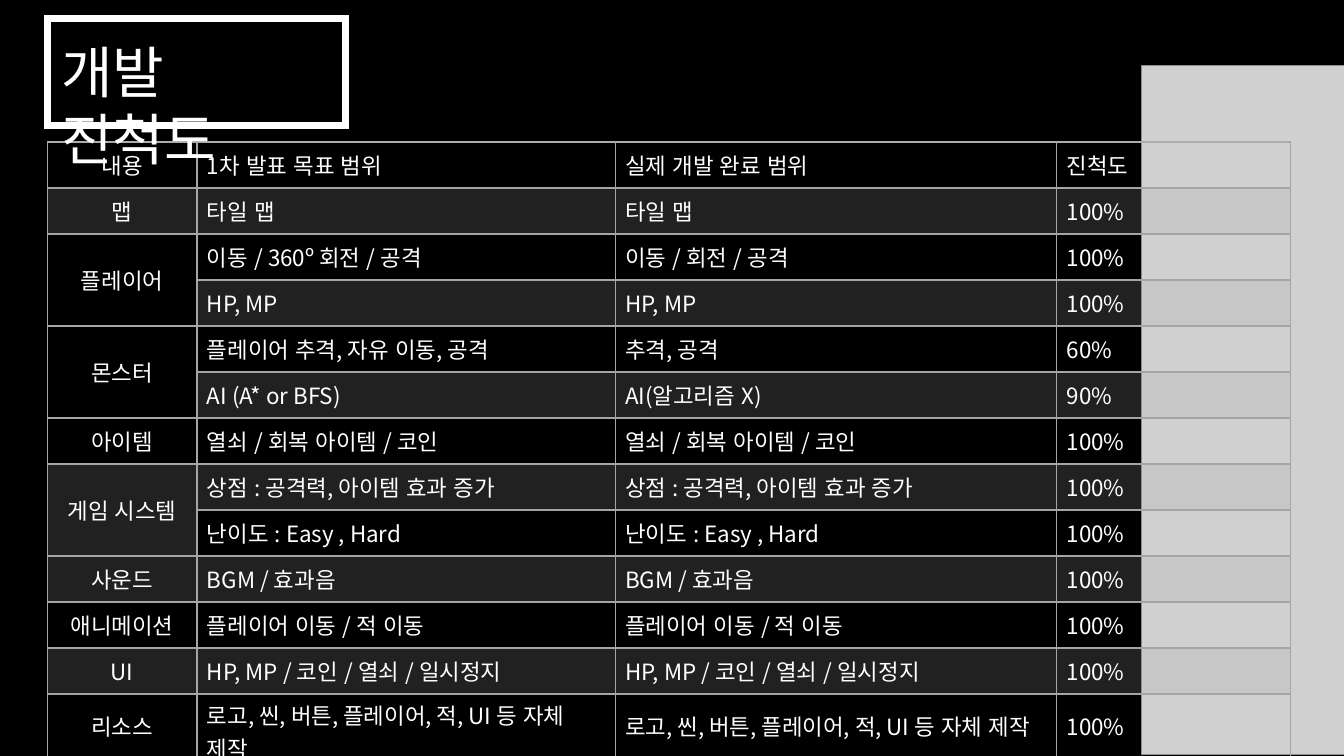
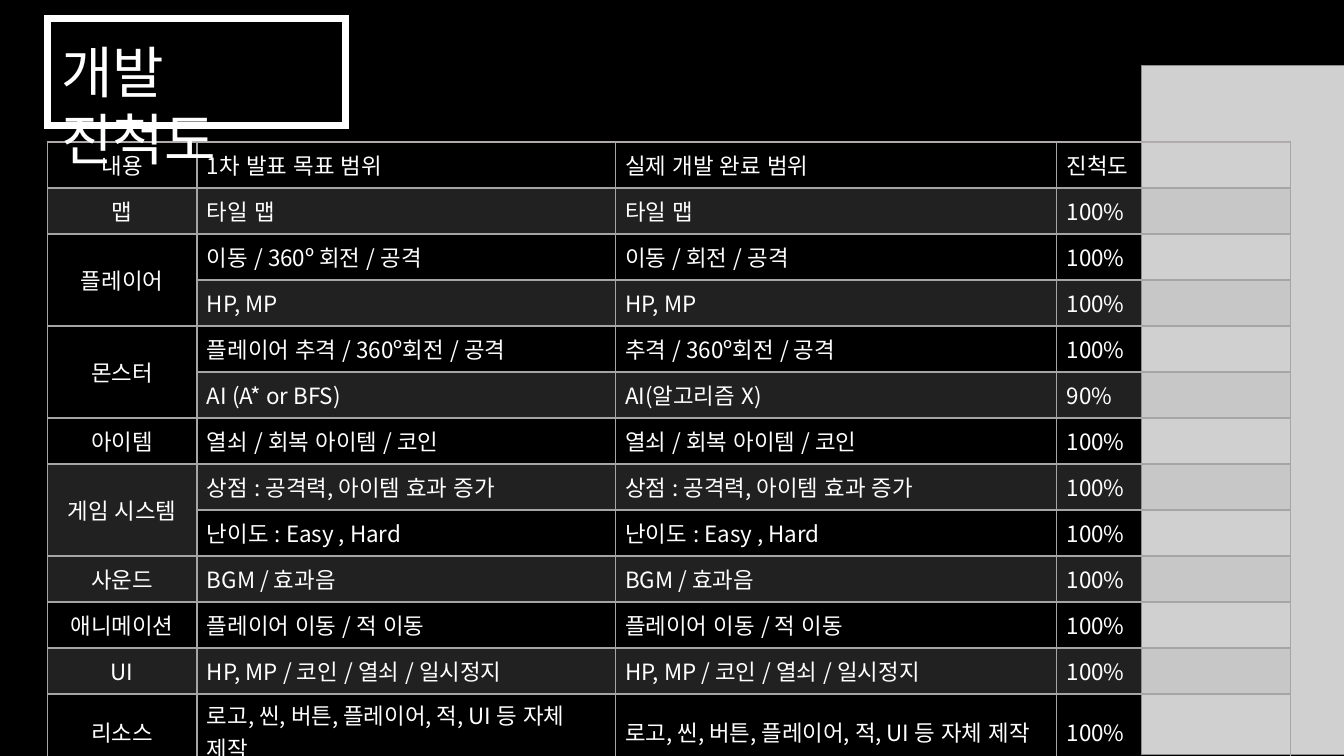
Before and after one commit to Nemonom/Lemongrab, a slide deck: slide 3 of 4차발표/4차발표.pptx. Drawn at 1344x756 pixels with LibreOffice and Linux fonts; fonts in the diff are those of the drawing; grey boxes stand for pictures. Boxes give left, top, right and bottom in pixels: in the first picture for what was removed or moved away, otherwise in the second. Text is boxed around its words. In the diff, an @@ line names an element or a change of style, - is before the commit and + after.

```diff
--- a/4차발표/4차발표.pptx
+++ b/4차발표/4차발표.pptx
@@ table at (x1=47, y1=142, x2=1291, y2=749) @@
-row 5: 몬스터 | 플레이어 추격, 자유 이동, 공격 | 추격, 공격 | 60%
+row 5: 몬스터 | 플레이어 추격 / 360º회전 / 공격 | 추격 / 360º회전 / 공격 | 100%
```
Also in this commit, not shown: 1 other slide changed, 2 other files.
